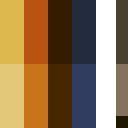
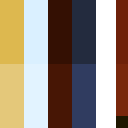
Two versions of the same layered image (128 × 128). Layer-by-layer changes:
painted on "Layer 0" over [24, 0, 128, 128]
